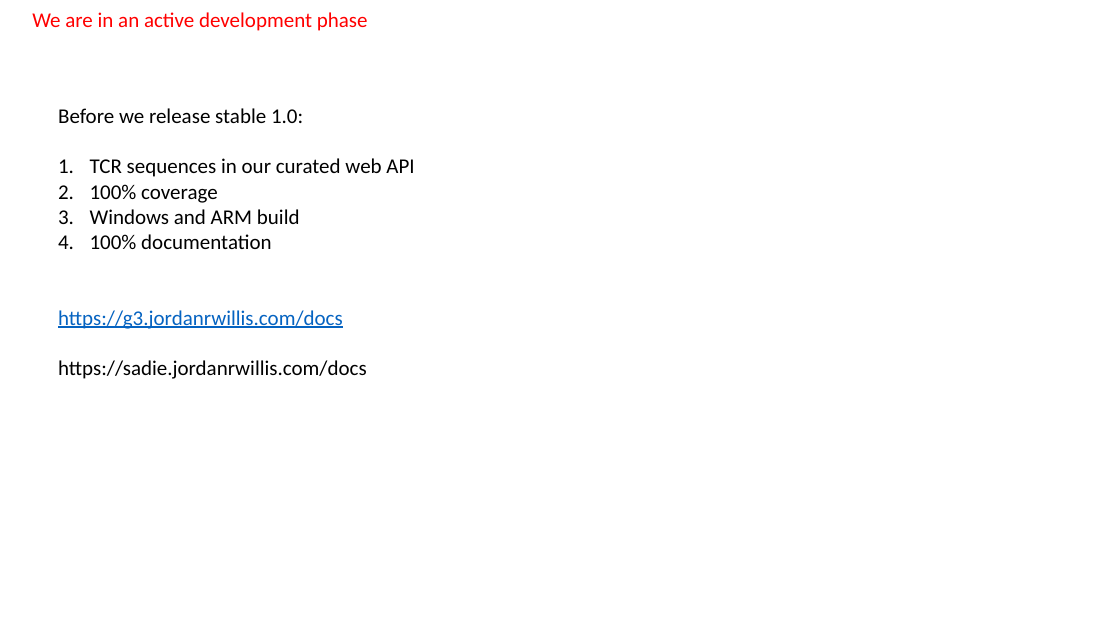
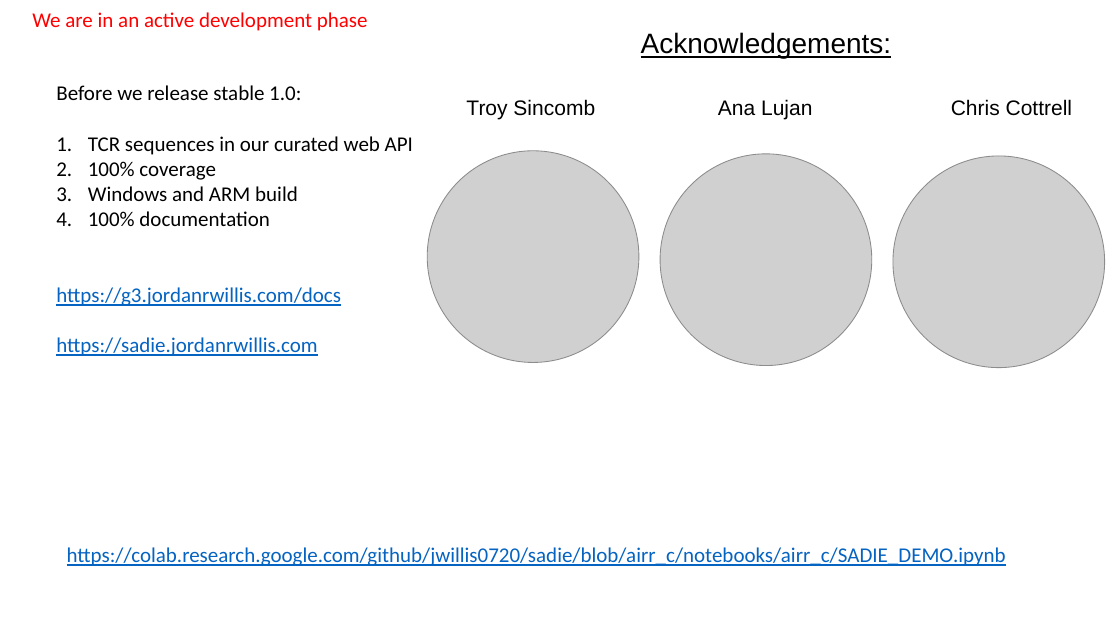
Before and after one commit to jwillis0720/sadie, a slide deck: slide 6 of notebooks/airr_c/SADIE_AIRR_C_2022.pptx. Drawn at 1120x630 pixels with LibreOffice and Linux fonts; fonts in the diff are those of the drawing; grey boxes stand for pictures. Boxes give left, top, right and bottom in pixels: in the first picture for what was removed or moved away, otherwise in the second. Text is boxed around its words. In the diff, an @@ line names an element or a change of style, - is before the commit and + after.

```diff
--- a/notebooks/airr_c/SADIE_AIRR_C_2022.pptx
+++ b/notebooks/airr_c/SADIE_AIRR_C_2022.pptx
@@ text added at [641, 32, 892, 58], 24 pt, text #000000, underline @@
+Acknowledgements:
@@ text "Before we release stable 1.0:": place and size @@
-text "Before we release stable 1.0:" at [58, 108, 414, 379]
+text "Before we release stable 1.0:" at [56, 85, 413, 356]
@@ text added at [466, 99, 595, 120], 18 pt, text #000000 @@
+Troy Sincomb
@@ text added at [718, 99, 812, 120], 18 pt, text #000000 @@
+Ana Lujan
@@ text added at [951, 99, 1072, 116], 18 pt, text #000000 @@
+Chris Cottrell
@@ picture added at [428, 150, 639, 362] @@
@@ picture added at [660, 154, 872, 365] @@
@@ picture added at [893, 156, 1105, 368] @@
@@ text at [56, 337, 317, 356]: text changed; text colour #000000 to #0563C1 @@
-https://sadie.jordanrwillis.com/docs
+https://sadie.jordanrwillis.com
@@ text added at [67, 547, 1006, 566], 18 pt, text #0563C1, underline @@
+https://colab.research.google.com/github/jwillis0720/sadie/blob/airr_c/notebooks/airr_c/SADIE_DEMO.ipynb
```
Also in this commit, not shown: 1 other slide changed.
